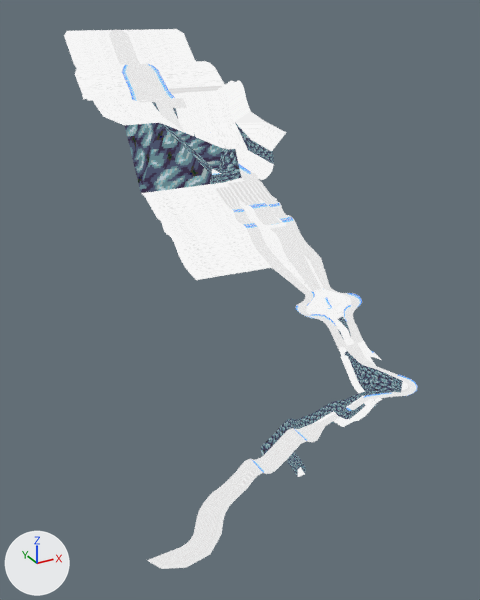
An edit to the Blender file Assets/Models/Environments/TrueLevel1/L1_v01.blend, drawn before and after from the same camera.
Rendered twice from a 50 mm camera at (-586.0, -1704.0, 50.0) aimed at (8.0, -623.0, -491.0). Every picture has the same lights, and +X, +Y and +Z are marked at lower left.
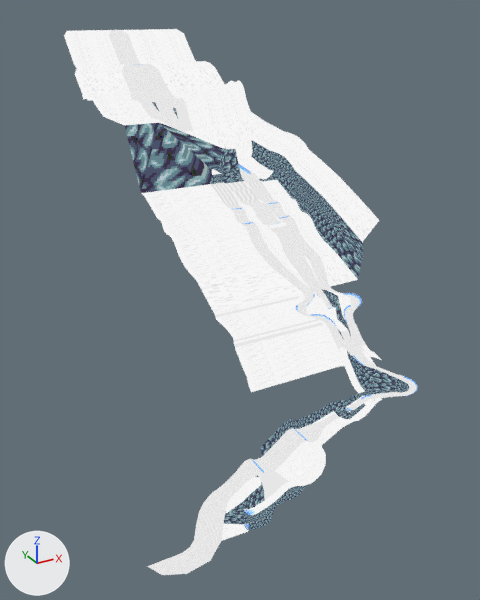
What changed in the scene script:
```text
Change me_grid:
    used by ob_grid; location = (0.0, 0.0, 0.0)
    remove me_grid.from_pydata(...)  # 2011 vertices, 2038 faces; spans x -348.0..212.0, y -1044.0..15.0, z -696.0..0.0
    add me_grid.from_pydata(...)  # 2449 vertices, 2507 faces; spans x -348.0..217.0, y -1044.0..15.0, z -708.0..0.0
    me_grid part 1: 39 vertices moved from x -348.0..-228.0, y -1044.0..-962.0, z -696.0..-661.0 to x -348.0..-228.0, y -1044.0..-962.0, z -708.0..-664.0; 5 vertices removed from x -242.0..-73.0, y -1022.0..-990.0, z -664.0..-640.0; 259 vertices added at x -242.0..44.0, y -1037.0..-781.0, z -676.0..-423.0
    me_grid part 2: 4 vertices moved from x -131.0..100.0, y -488.0, z -293.0 to x -131.0..100.0, y -484.0, z -292.0; 1 vertex removed from x 135.0, y -488.0, z -293.0; 185 vertices added at x 135.0..217.0, y -783.0..-474.0, z -423.0..-197.0
    me_grid part 3: 943 kept faces spanning x -348.0..200.0, y -1044.0..-3.0, z -708.0..0.0 get new texture (UV) coordinates
```

Pixel boxes [x1, y1, x2, y2] of what changed, in the pictures (480 x 600 px):
'Grid', reshaped: before [64, 29, 418, 569]; after [64, 29, 418, 575]
part 1 of me_grid, built on: before [147, 464, 306, 569]; after [147, 268, 344, 575]
part 2 of me_grid, built on: before [143, 179, 265, 203]; after [143, 132, 379, 286]
part 3 of me_grid, surface changed: [122, 64, 412, 511] in both
